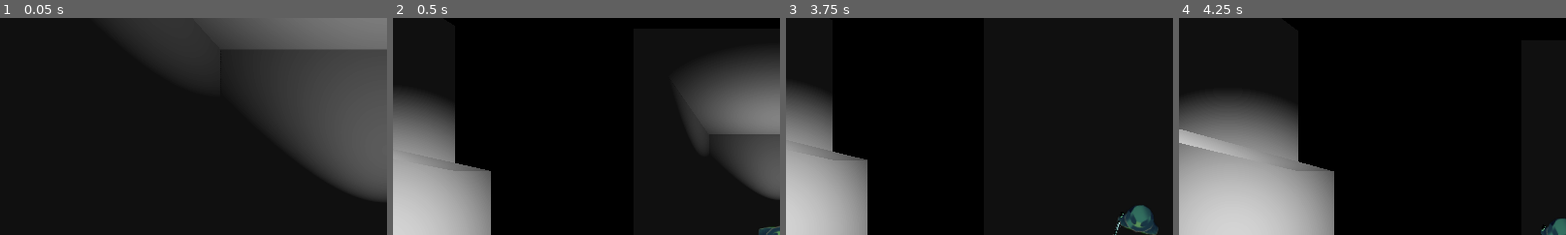
Above: before the commit, frames 1-4 (left to right).
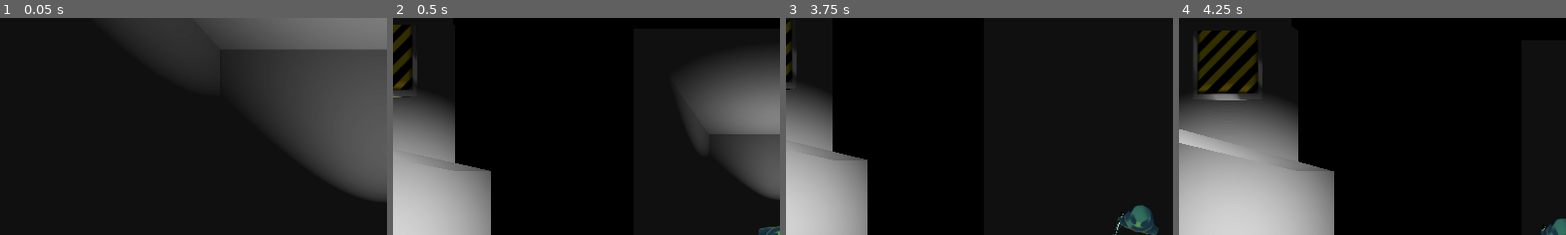
Above: after the commit, the same moments.

Repository: Evanator05/albertagamejam2023
Game: Godot game, scene res://Scenes/Level 2.tscn
Two runs of this game, one before a commit and one after it. Both use one fixed random seed, a clock stepped at 60 frames per second and the inputs below. This scene is started directly instead of the project's main scene. The engine's default icon, where the game draws it, is replaced by a stand-in: a white triangle on a blue panel in a dark square.
Inputs (mouse positions are % of the whole screen's width and height, from its top left):
- Up to frame 1 (0.05 s): no input
- Up to frame 2 (0.5 s): no input
- Up to frame 3 (3.75 s): move the mouse to (72, 45) at 0.52 s; hold D (moveRight) 0.53-1.28 s; tap E (interact) at 0.6, 2.1, 3.6 s; move the mouse to (30, 55) at 1.27 s; hold S (moveDown) 1.28-2.03 s; click (30, 55) at 1.35 s; move the mouse to (60, 28) at 2.02 s; hold D (moveRight) 2.03-2.78 s; move the mouse to (45, 70) at 2.77 s; hold W (moveUp) 2.78-3.53 s; click (45, 70) at 2.85 s; move the mouse to (80, 65) at 3.52 s; hold A (moveLeft) from 3.53 s (still down)
- Up to frame 4 (4.25 s): keep holding A (moveLeft)
The pictures show only the part of the screen within x 0-50%, y 0-50%; the shares and areas given below are measured in that part.

Frame 1 is identical in both runs. In frame 2, 0.7% of the frame differs, in the area x 0-7%, y 3-37%; in frame 3, 0.2%; in frame 4, 2.4%, in the area x 3-22%, y 5-38%.

Commit message:
Add elevator to Level 2

Diff:
--- a/Scenes/Level 2.tscn
+++ b/Scenes/Level 2.tscn
@@ -1,11 +1,13 @@
-[gd_scene load_steps=8 format=3 uid="uid://bv7d6ii0jmlvt"]
+[gd_scene load_steps=10 format=3 uid="uid://b4wt6ch0fhyvh"]
 
 [ext_resource type="PackedScene" uid="uid://dpikd35h2mjce" path="res://Objects/Player.tscn" id="1_aeu2q"]
 [ext_resource type="PackedScene" uid="uid://dj7iccj4gx0yh" path="res://Objects/Buttons/MultiButton.tscn" id="2_alxov"]
-[ext_resource type="PackedScene" path="res://Objects/Door.tscn" id="2_c024h"]
+[ext_resource type="PackedScene" uid="uid://c1rkum0jnbvdo" path="res://Objects/Door.tscn" id="2_c024h"]
 [ext_resource type="PackedScene" uid="uid://b5jhlu5cuucef" path="res://Objects/Button.tscn" id="3_8dvch"]
 [ext_resource type="PackedScene" path="res://Objects/Camera.tscn" id="5_r1457"]
 [ext_resource type="PackedScene" uid="uid://b2av77eexy866" path="res://Objects/Enemy.tscn" id="6_gh4we"]
+[ext_resource type="PackedScene" uid="uid://c20qyuf4oita8" path="res://Objects/Exit.tscn" id="7_fa46u"]
+[ext_resource type="PackedScene" uid="uid://bn5pu4gcmr0oj" path="res://Objects/Elevator.tscn" id="8_gy0r1"]
 
 [sub_resource type="NavigationMesh" id="NavigationMesh_ejvsc"]
 vertices = PackedVector3Array(-14.75, 0.5, -21.9683, -13, 0.5, -21.7183, -13, 0.5, -23.2183, -4.5, 0.5, -25.7183, -1, 0 …(4743 unchanged characters)…
@@ -145,6 +147,11 @@
 flip_faces = true
 size = Vector3(10, 4, 4)
 
+[node name="CSGBox3D26" type="CSGBox3D" parent="NavigationRegion3D/CSGCombiner3D"]
+transform = Transform3D(1, 0, 0, 0, 1, 0, 0, 0, 1, -3, 9.15, -31.95)
+flip_faces = true
+size = Vector3(2, 20, 2)
+
 [node name="door" parent="." node_paths=PackedStringArray("listenFor") instance=ExtResource("2_c024h")]
 transform = Transform3D(0, 0, 1, 0, 1, 0, -1, 0, 0, -18, 0, 3)
 listenFor = NodePath("../MultiButton")
@@ -324,3 +331,9 @@
 
 [node name="Node3D4" type="Node3D" parent="Guard 3 patrol"]
 transform = Transform3D(1, 0, 0, 0, 1, 0, 0, 0, 1, -19, 0, -3)
+
+[node name="Exit" parent="." instance=ExtResource("7_fa46u")]
+transform = Transform3D(1, 0, 1.06581e-14, 0, 1, 0, -1.06581e-14, 0, 1, -3, -2.38419e-07, -30)
+
+[node name="Elevator" parent="." instance=ExtResource("8_gy0r1")]
+transform = Transform3D(1, 0, 0, 0, 1, 0, 0, 0, 1, -3, 0, -32)
